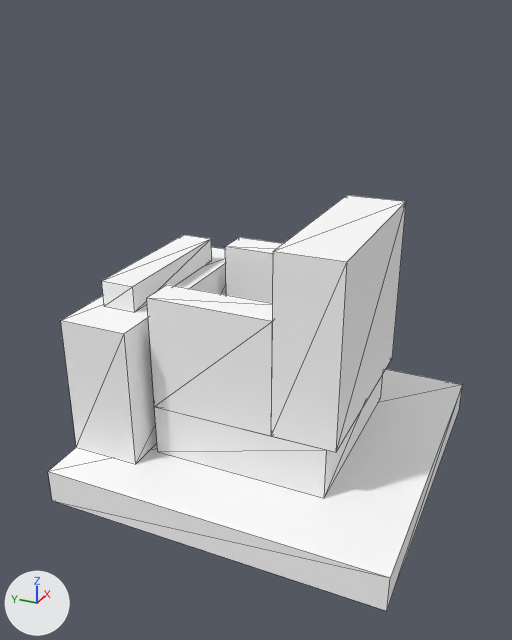
A saved change to the OBJ model src/main/resources/assets/aeronauticsplus/models/block/rockets/geometry/rocket_controller.obj.
Both versions are drawn from a camera (50 mm lens) standing at (-0.856, -1.057, 1.043) and looking at (0.45, -0.469, 0.391). The lights are fixed; the arrows at lower left show +X, +Y and +Z. The picture after the commit comes second. Mesh edges are drawn as thin lines. Where no turn or scale is listed for an object, it has been applied to the vertices. Vertices at exactly the same position are counted once.

Objects in the first picture: 'console', 'deck', 'seat'.
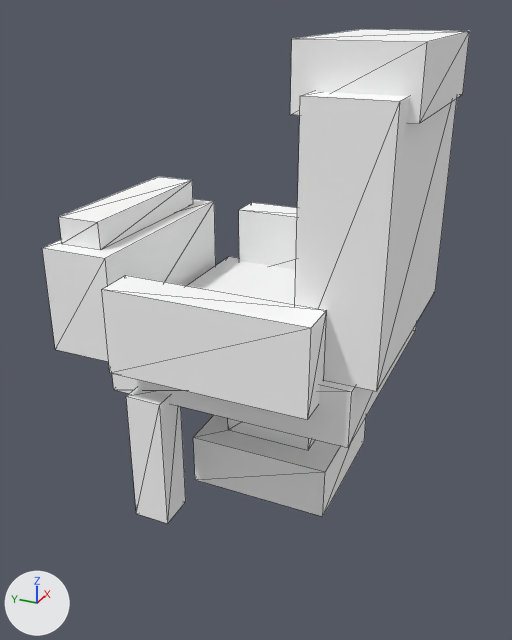
The change, as a list of edits to the scene's bpy script:
```text
Change me_console:
    used by ob_console; location = (0.0, 0.0, 0.0)
    remove me_console.from_pydata(...)  # 16 vertices, 24 faces; spans x 0.22..0.78, y -0.28..-0.12, z 0.1..0.48
    add me_console.from_pydata(...)  # 16 vertices, 24 faces; spans x 0.26..0.74, y -0.22..-0.06, z 0.32..0.62
    me_console part 1: the loose piece of 8 vertices spanning x 0.22..0.78, y -0.28..-0.12, z 0.1..0.42 is scaled about its middle by (0.857, 1, 0.75), then moved by (0.0, 0.06, 0.18)
    me_console part 2: the loose piece of 8 vertices spanning x 0.32..0.68, y -0.24..-0.16, z 0.42..0.48 is scaled about its middle by (1.11, 1.25, 1), then moved by (0.0, 0.07, 0.14)
Add me_rails:
    me_rails.from_pydata(...)  # a box spanning x 0.18..0.26, y -0.38..-0.3, z 0.0..0.3; a box spanning x 0.74..0.82, y -0.38..-0.3, z 0.0..0.3
    me_rails.materials.append(mat_propeller)  # its picture is missing
Add me_pedestal:
    me_pedestal.from_pydata(...)  # a box spanning x 0.34..0.66, y -0.68..-0.36, z 0.0..0.12
    me_pedestal.materials.append(mat_propeller)  # its picture is missing
Add me_column:
    me_column.from_pydata(...)  # a box spanning x 0.4..0.6, y -0.62..-0.42, z 0.12..0.3
    me_column.materials.append(mat_propeller)  # its picture is missing
Add me_bucket:
    me_bucket.from_pydata(...)  # a box spanning x 0.22..0.78, y -0.76..-0.24, z 0.28..0.4; a box spanning x 0.24..0.76, y -0.8..-0.64, z 0.4..0.9; a box spanning x 0.3..0.7, y -0.82..-0.6, z 0.86..0.98; a box spanning x 0.16..0.24, y -0.7..-0.28, z 0.36..0.54; a box spanning x 0.76..0.84, y -0.7..-0.28, z 0.36..0.54
    me_bucket.materials.append(mat_propeller)  # its picture is missing
Remove ob_deck:
    ob_deck = bpy.data.objects.new('deck', me_deck)
    ob_deck.location = (0.0, 0.0, 0.0)
Remove ob_seat:
    ob_seat = bpy.data.objects.new('seat', me_seat)
    ob_seat.location = (0.0, 0.0, 0.0)
Add ob_rails:
    ob_rails = bpy.data.objects.new('rails', me_rails)
    ob_rails.location = (0.0, 0.0, 0.0)
Add ob_pedestal:
    ob_pedestal = bpy.data.objects.new('pedestal', me_pedestal)
    ob_pedestal.location = (0.0, 0.0, 0.0)
Add ob_column:
    ob_column = bpy.data.objects.new('column', me_column)
    ob_column.location = (0.0, 0.0, 0.0)
Add ob_bucket:
    ob_bucket = bpy.data.objects.new('bucket', me_bucket)
    ob_bucket.location = (0.0, 0.0, 0.0)
```

Pixel boxes (x1, y1, x2, y2) of what changed, in the pictures (512 x 640 px; the box of a moved part takes in the faces that stretch with it):
'bucket', added: after (102, 29, 470, 448)
'seat', deleted: before (147, 195, 406, 498)
'deck', deleted: before (48, 369, 463, 611)
'console', reshaped: before (61, 235, 226, 464); after (42, 177, 216, 362)
'pedestal', added: after (193, 415, 366, 517)
'rails', added: after (126, 388, 186, 524)
'column', added: after (228, 418, 315, 450)
part 1 of me_console, moved or reshaped: before (61, 247, 226, 464); after (42, 199, 216, 362)
part 2 of me_console, moved or reshaped: before (102, 235, 212, 312); after (59, 177, 193, 250)
